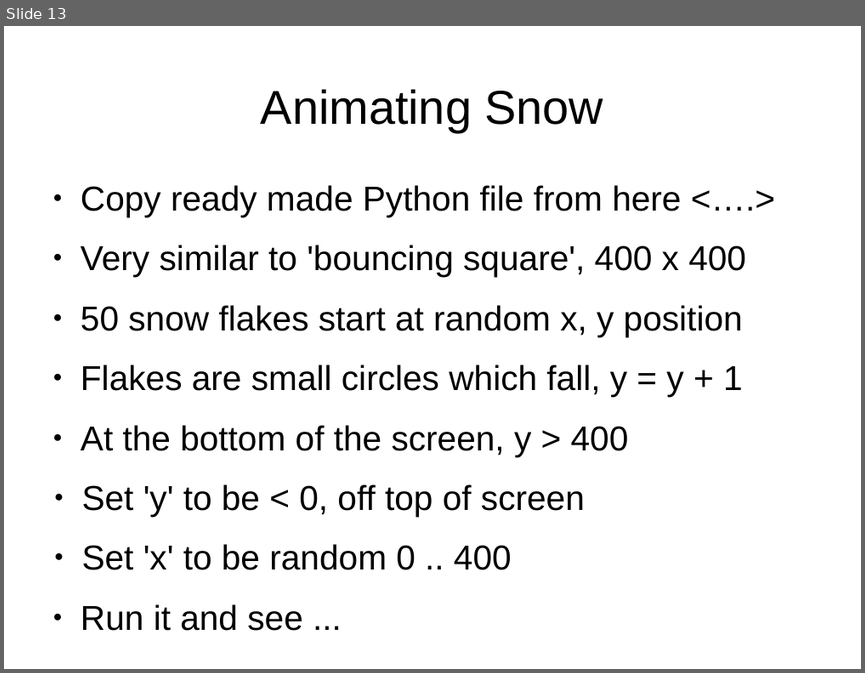
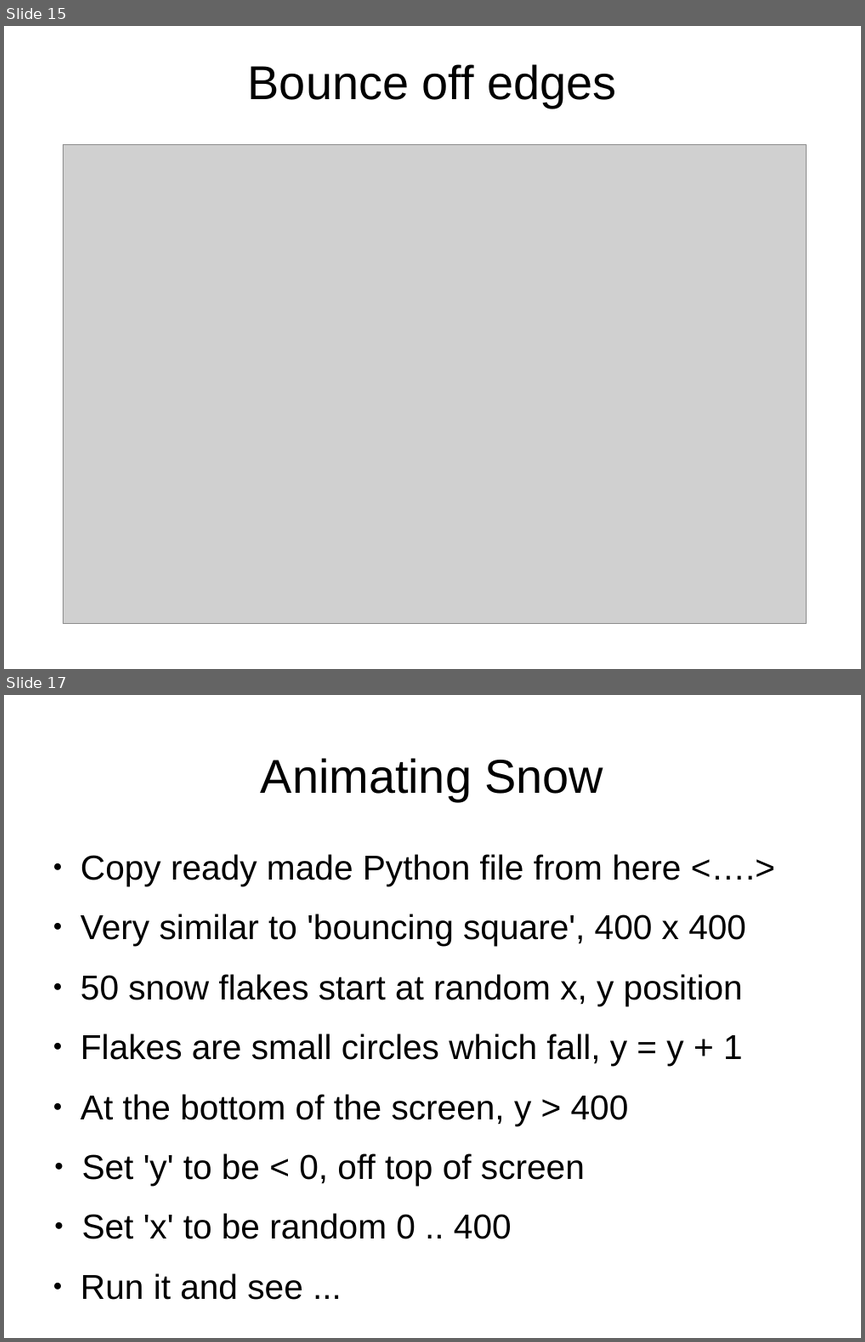
Before and after one commit to timzhood/python-rock, a slide deck: docs/bouncing_rectangle.odp. Shown one above the other, each under a label of ours: slide 13 before the commit, slides 15 and 17 after it; the slides between them are not shown. The pictures are 865x673 and 865x1342 pixels, drawn with LibreOffice and Linux fonts; fonts in the diff are those of the drawing; grey boxes stand for pictures. Boxes give left, top, right and bottom in pixels: in the first picture for what was removed or moved away, otherwise in the second. Text is boxed around its words. In the diff, an @@ line names an element or a change of style, - is before the commit and + after.

```diff
--- a/docs/bouncing_rectangle.odp
+++ b/docs/bouncing_rectangle.odp
@@ slide 15 added at [4,26,861,669], background #FFFFFF @@
@@ text added at [248,64,616,108], 44 pt, text #000000 @@
+Bounce off edges
@@ picture added at [64,145,806,623] @@
@@ what was slide 13 is now slide 17 @@
```
Also in this commit, not shown: 2 slides changed, 3 other slides added.
